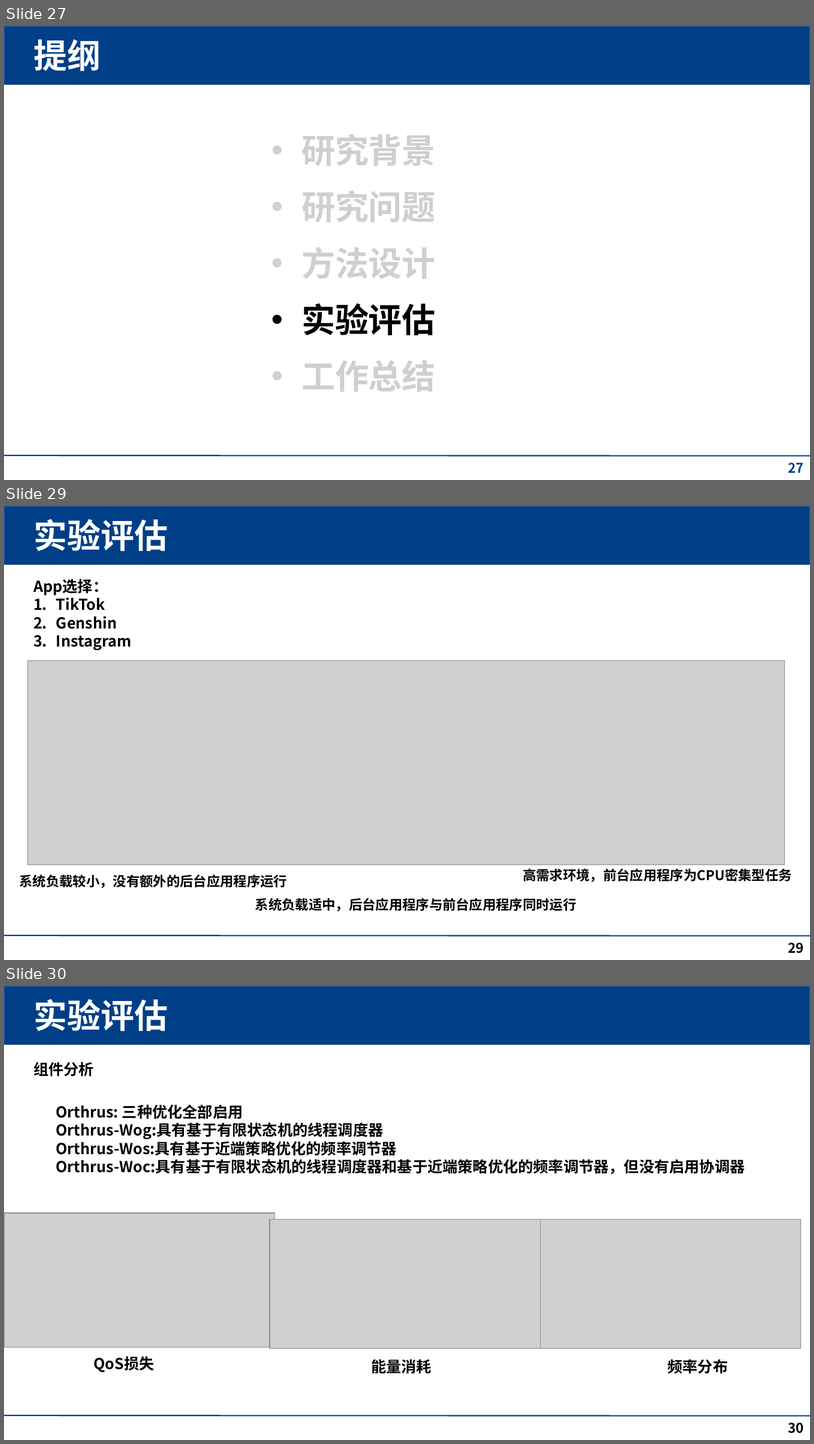
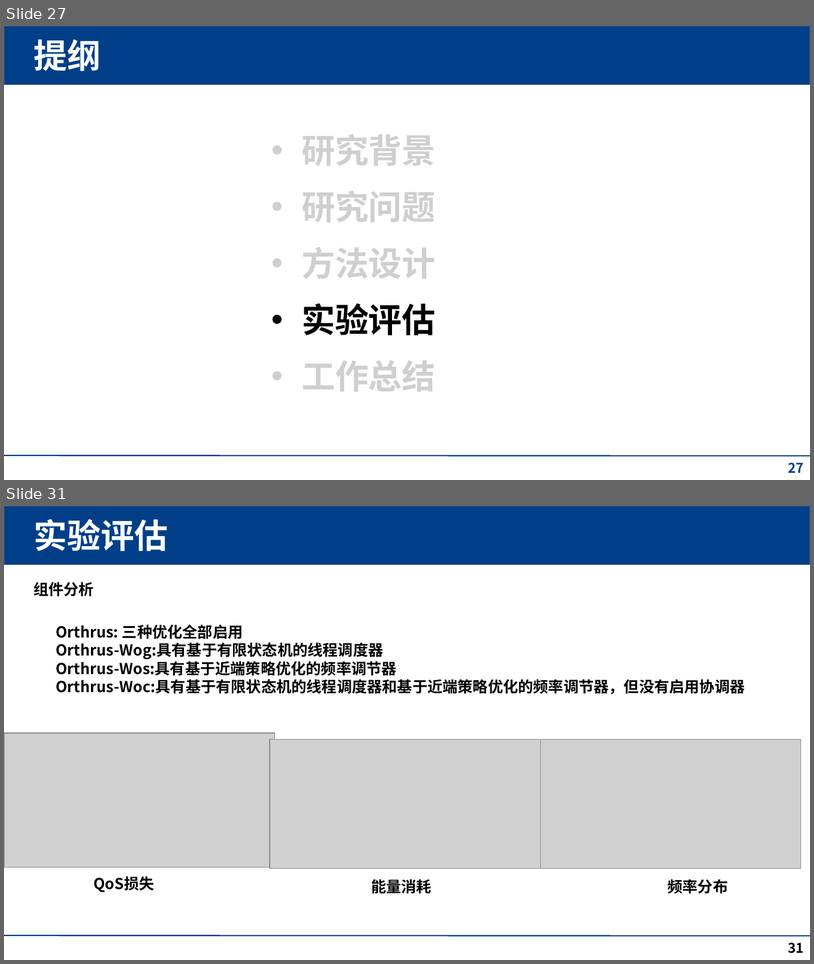
Before and after one commit to fmy-fly/Pre-ppt, a slide deck: QoS-Aware,pptx [自动保存的].pptx. Shown one above the other, each under a label of ours: slides 27, 29 and 30 before the commit, slides 27 and 31 after it; the slides between them are not shown. The pictures are 814x1444 and 814x964 pixels, drawn with LibreOffice and Linux fonts; fonts in the diff are those of the drawing; grey boxes stand for pictures; background and template pictures are left out. Boxes give left, top, right and bottom in pixels: in the first picture for what was removed or moved away, otherwise in the second. Text is boxed around its words. In the diff, an @@ line names an element or a change of style, - is before the commit and + after.

```diff
--- a/QoS-Aware,pptx [自动保存的].pptx
+++ b/QoS-Aware,pptx [自动保存的].pptx
@@ slide 29 removed at (4,506,810,960), background #FFFFFF; not listed: 2 template elements that a slide beside it also shows @@
@@ title removed at (33,519,168,551) @@
-实验评估
@@ text removed at (33,579,132,650) @@
-App选择：
-1. TikTok
-2. Genshin
-3. Instagram
@@ picture removed at (27,660,786,865) @@
@@ text removed at (20,874,287,888) @@
-系统负载较小，没有额外的后台应用程序运行
@@ text removed at (523,868,792,882) @@
-高需求环境，前台应用程序为CPU密集型任务
@@ text removed at (255,897,577,911) @@
-系统负载适中，后台应用程序与前台应用程序同时运行
@@ page number removed at (789,942,804,953) @@
-29
@@ what was slide 30 is now slide 31 @@
@@ page number at (789,942,804,953): text changed @@
-30
+31
```
Also in this commit, not shown: 11 slides changed, 2 slides added.
